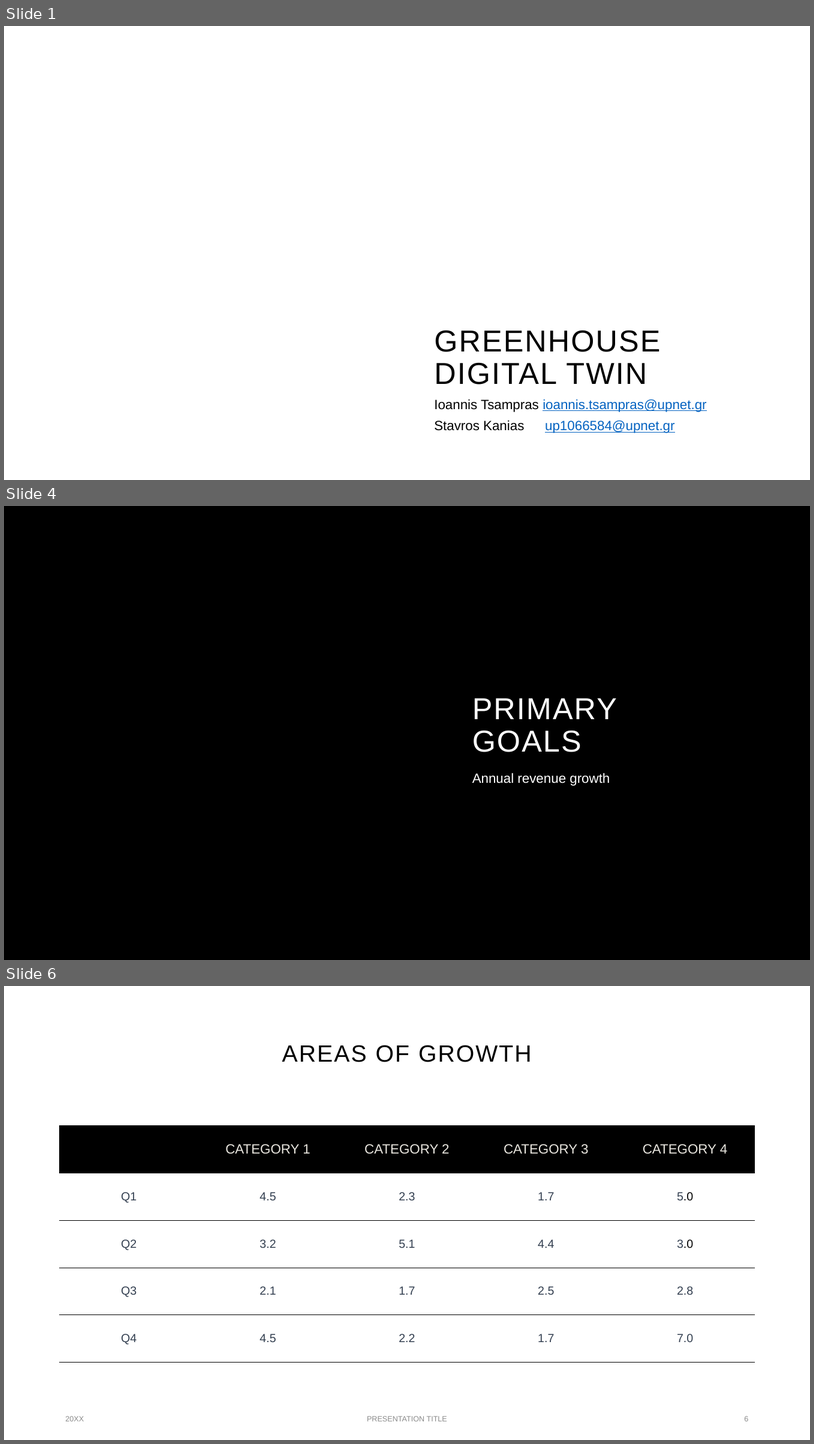
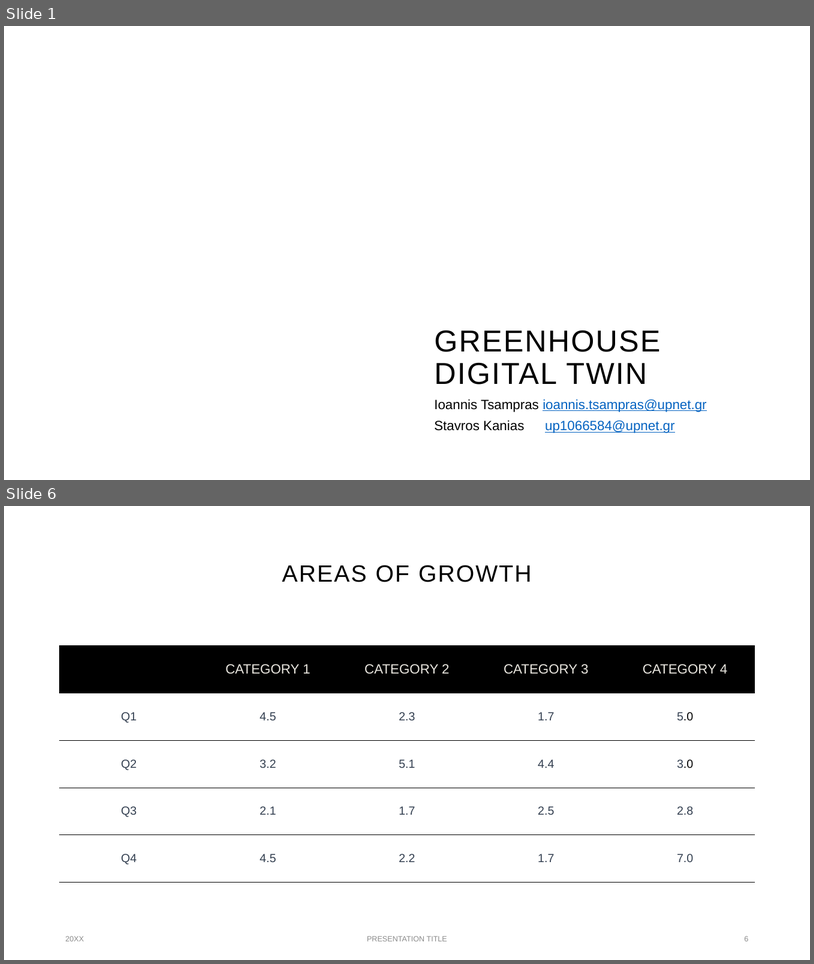
Before and after one commit to Skorpinakos/IoT-GreenHouse, a slide deck: Report/Presentation_3_IoT.pptx. Shown one above the other, each under a label of ours: slides 1, 4 and 6 before the commit, slides 1 and 6 after it; the slides between them are not shown. The pictures are 814x1444 and 814x964 pixels, drawn with LibreOffice and Linux fonts; fonts in the diff are those of the drawing; background and template pictures are left out. Boxes give left, top, right and bottom in pixels: in the first picture for what was removed or moved away, otherwise in the second. Text is boxed around its words. In the diff, an @@ line names an element or a change of style, - is before the commit and + after.

```diff
--- a/Report/Presentation_3_IoT.pptx
+++ b/Report/Presentation_3_IoT.pptx
@@ slide 4 removed at [4, 506, 810, 960], background #000000 @@
@@ title removed at [473, 698, 617, 752] @@
-PRIMARY GOALS
@@ subtitle removed at [473, 772, 610, 786] @@
-Annual revenue growth
```
Also in this commit, not shown: 2 slides changed, 2 slides added, 1 other slide removed, 1 other file.
